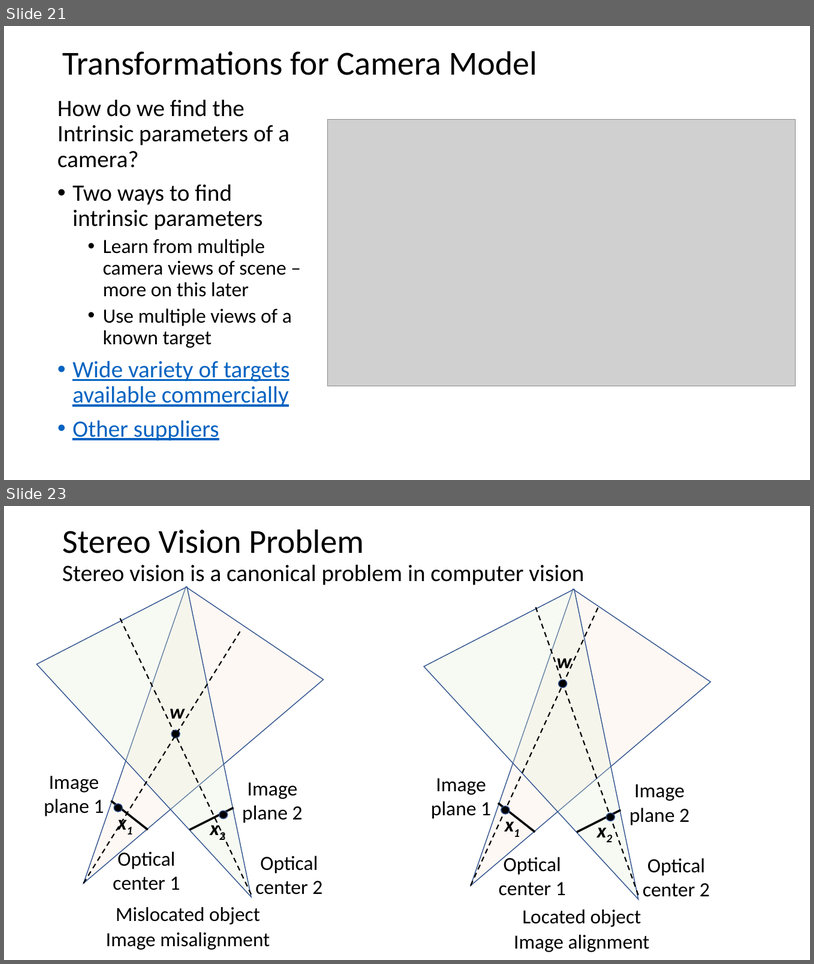
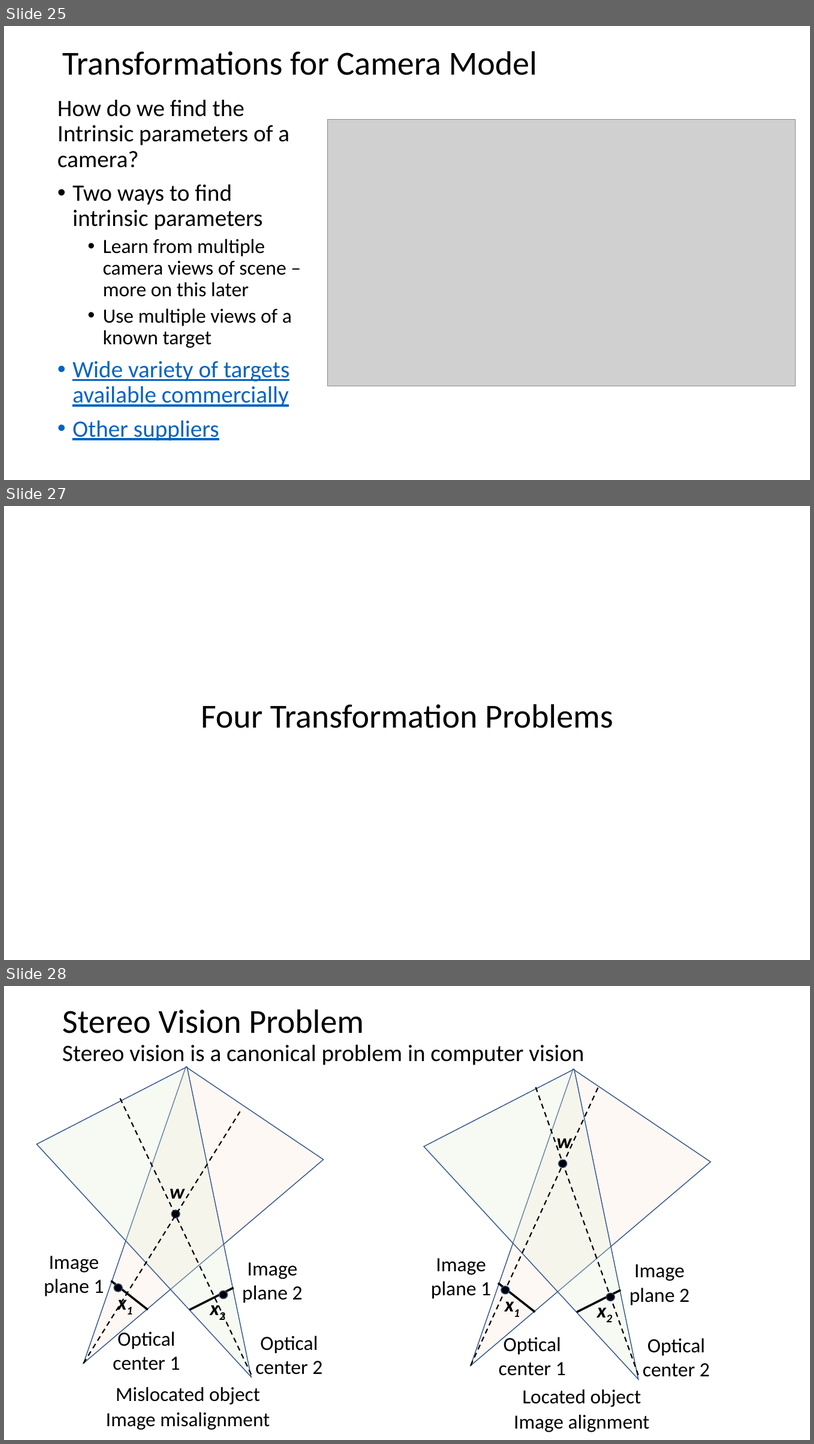
Before and after one commit to StephenElston/CSCI-E25, a slide deck: Slides/9_HomographyProjection.pptx. Shown one above the other, each under a label of ours: slides 21 and 23 before the commit, slides 25, 27 and 28 after it; the slides between them are not shown. The pictures are 814x964 and 814x1444 pixels, drawn with LibreOffice and Linux fonts; fonts in the diff are those of the drawing; grey boxes stand for pictures. Boxes give left, top, right and bottom in pixels: in the first picture for what was removed or moved away, otherwise in the second. Text is boxed around its words. In the diff, an @@ line names an element or a change of style, - is before the commit and + after.

Commit message:
Updates slides on image transformations

```diff
--- a/Slides/9_HomographyProjection.pptx
+++ b/Slides/9_HomographyProjection.pptx
@@ slide 27 added at <box>4,506,810,960</box>, background #FFFFFF @@
@@ title added at <box>201,704,614,728</box>, 40 pt, text #000000 @@
+Four Transformation Problems
@@ what was slide 21 is now slide 25 @@
@@ what was slide 23 is now slide 28 @@
```
Also in this commit, not shown: 9 slides changed, 6 other slides added.
